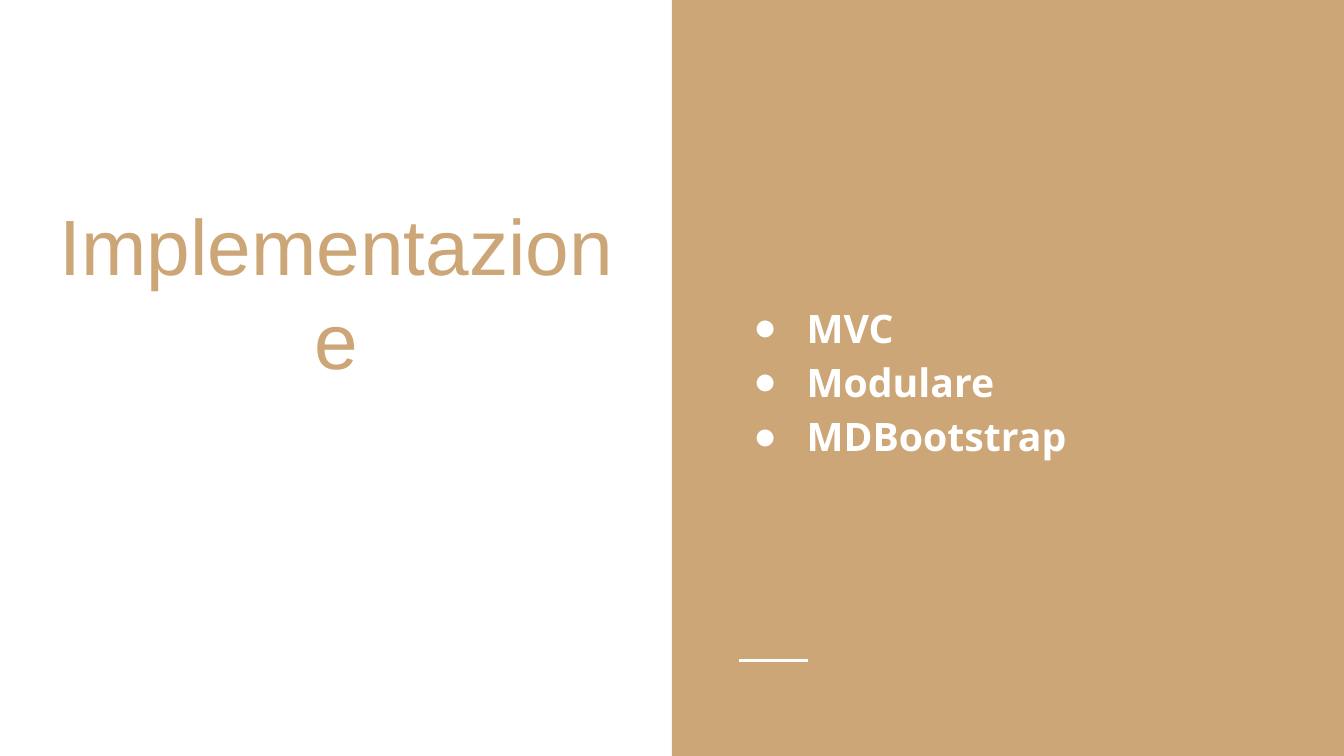
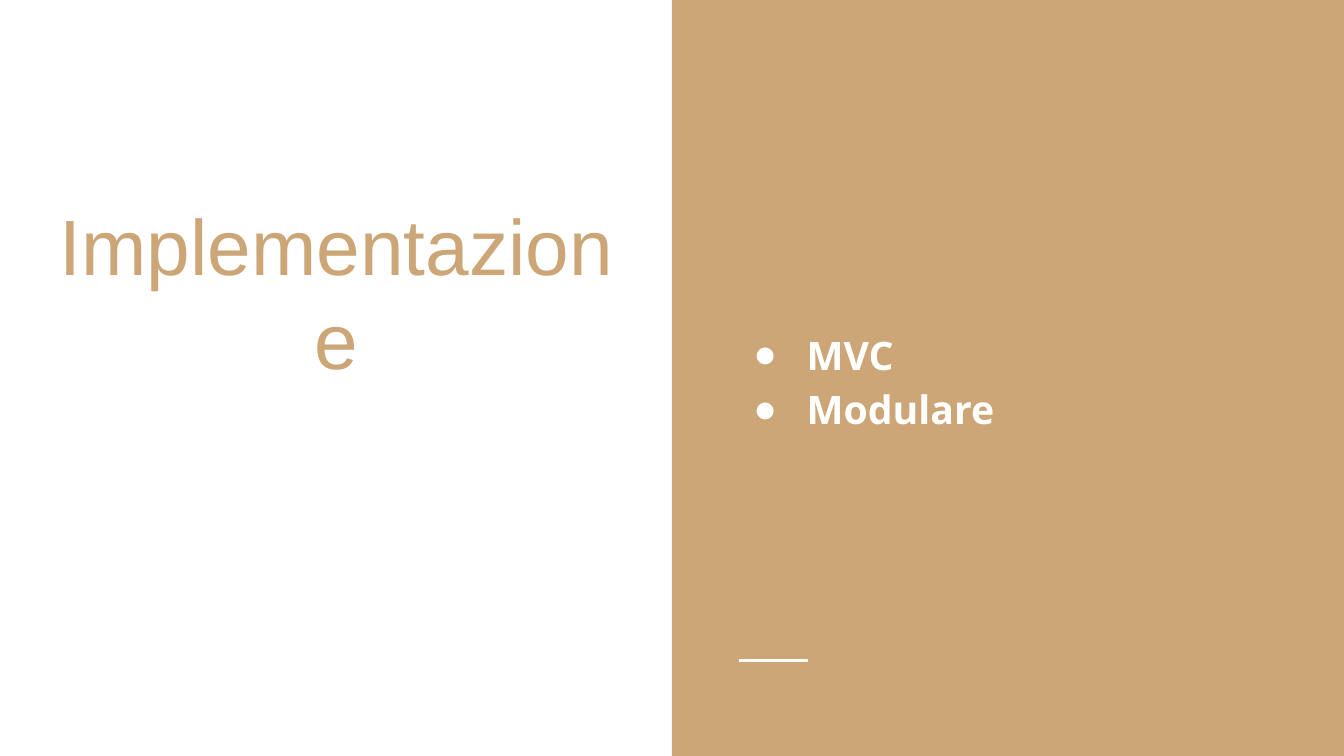
Before and after one commit to matteoforni/Grotti-canton-Ticino, a slide deck: slide 6 of presentazione/MatteoForni_Grotti_Presentazione.pptx. Drawn at 1344x756 pixels with LibreOffice and Linux fonts; fonts in the diff are those of the drawing. Boxes give left, top, right and bottom in pixels: in the first picture for what was removed or moved away, otherwise in the second. Text is boxed around its words. In the diff, an @@ line names an element or a change of style, - is before the commit and + after.

Commit message:
update presentation

```diff
--- a/presentazione/MatteoForni_Grotti_Presentazione.pptx
+++ b/presentazione/MatteoForni_Grotti_Presentazione.pptx
@@ text at (807, 423, 1067, 461): paragraph removed @@
-● MDBootstrap
```
